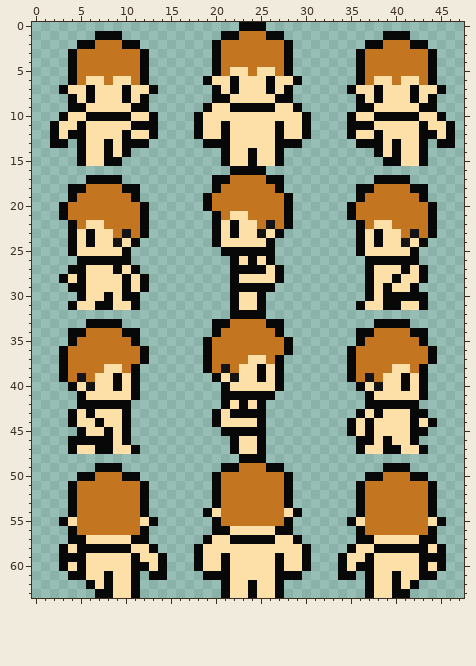
Pixel-art sprite: assets/graphics/characters/player.png. The picture above was drawn from the file before the commit.
The file is 48x64 pixels.
Once edited:
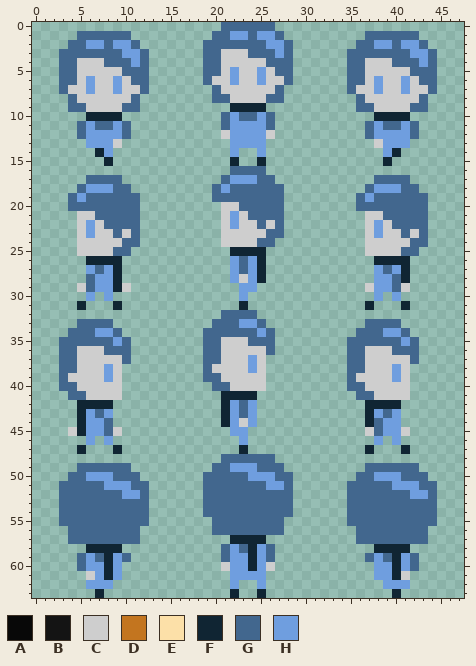
Palette (. is transparent): A #080808  B #141414  C #cecece  D #c3751f  E #fce0a8  F #102533  G #42678e  H #6f9edf
Change:
Changed rows in their new state; - is an unchanged pixel.
first column x 2:
 0 -------------------GGGGGG--------------------
 1 ---GGGGGG---------GGHHGHHG---------GGGGGG----
 2 --GGHHGHHG-------GGGGGGGHHG-------GGHHGHHG---
 3 -GGGGGGGHHG------GGCCCGGGHG------GGGGGGGHHG--
 4 -GGCCCGGGHG------GGCCCCCGGG------GGCCCGGGHG--
 5 -GGCCCCCGGG------GGCHCCHCGG------GGCCCCCGGG--
 6 -GGCHCCHCGG------GCCHCCHCCG.-----GGCHCCHCGG--
 7 -GCCHCCHCCG.------GCCCCCCG.------GCCHCCHCCG.-
 8 --GCCCCCCG.-------GGCCCCGG.-------GCCCCCCG.--
 9 --GGCCCCGG.------...FFFF....------GGCCCCGG.--
10 -...FFFF....----...GHGGHG....----...FFFF....-
11 ...GHGGHG...----...GHHHHG....----..GHGGHG....
12 ...GHHHHG...----...CHHHHC....----..GHHHHG....
13 ..-.HHHC...------...HHHH....------..CHHH..-..
14 ---..FH..----------.H..H..----------.HF...---
15 ---...F.-----------.F..F..-----------F....---
16 --------------------GGGG---------------------
17 ----GGGG----------.GHHHGG.----------GGGG-----
18 --.GHHHGG.--------GHGGGGGG--------.GHHHGG.---
19 --GHGGGGGG-------.GGGGGGGG.-------GHGGGGGG---
20 -.GGGGGGGG.------..CCGGGGG.------.GGGGGGGG.--
21 -..CCGGGGG.-------.CHCGGGG.------..CCGGGGG.--
22 --.CHCGGGG.-------.CHCCGCG.-------.CHCGGGG.--
23 --.CHCCGCG.-------.CCCCCGG--------.CHCCGCG.--
24 --.CCCCCGG--------.CCCCGG---------.CCCCCGG---
25 --.CCCCGG----------.FFFF.---------.CCCCGG----
26 ---.FFFF.-----------HGHF.----------.FFFF.----
27 --..HGHF..----------HGHF..---------.HGHF..---
28 -...GHHF...---------HCHF..---------.HHGF..---
29 --.CGHHFC..---------.HH..----------CHHGC.----
30 ---.H.H...----------.H..-----------.H.H...---
31 --.F...F..----------.F..----------.F...F..---
32 -------------------GGGG.---------------------
33 ---GGGG.----------GGGHHG..---------GGGG.-----
34 --GGGHHG..-------GGGGGGHG.--------GGGHHG..---
35 -GGGGGGHG.-------GGCCCGGG..------GGGGGGHG.---
36 -GGCCCGGG..------GGCCCCCG..------GGCCCGGG..--
37 -GGCCCCCG..------GGCCCHC..-------GGCCCCCG..--
38 -GGCCCHC..-------GCCCCHC..-------GGCCCHC..---
39 -GCCCCHC..-------GGCCCCC..-------GCCCCHC..---
40 -GGCCCCC..--------GGCCCC..-------GGCCCCC..---
41 --GGCCCC..---------FFFF..---------GGCCCC..---
42 ---FFFF..----------FHGH.-----------FFFF..----
43 --.FHGH..---------.FHGH.----------.FHGH...---
44 --.FHHG..---------.FHCH.---------..FGHH....--
45 --CFHHGC.----------.HH..---------..CGHHC..---
46 --..H.H..-----------.H..----------..H.H..----
47 --.F...F..----------.F..----------.F...F..---
48 -------------------GGGGGG--------------------
49 ---GGGGGG---------GGHHHGGG---------GGGGGG----
50 --GGHHHGGG-------GGGGGHHHGG-------GGHHHGGG---
51 -GGGGGHHHGG------GGGGGGGHHG------GGGGGHHHGG--
52 -GGGGGGGHHG------GGGGGGGGGG------GGGGGGGHHG--
53 -GGGGGGGGGG------GGGGGGGGGG------GGGGGGGGGG--
54 -GGGGGGGGGG------GGGGGGGGGG.-----GGGGGGGGGG--
55 -GGGGGGGGGG.------GGGGGGGG.------GGGGGGGGGG.-
56 --GGGGGGGG.-------GGGGGGGG.-------GGGGGGGG.--
57 --GGGGGGGG.------...FFFF....------GGGGGGGG.--
58 -...FFFF....----...GHGFHG....----...FFFF....-
59 -..GHGFHG....---...GHHFHG....---...GHGFHG...-
60 -..GHHFH.....---...CHHFHC....---....HHFHG...-
61 --..CHFH..-..----...HHHH....----..-.HHFC...--
62 ----HHH...---------.H..H..---------..HHH.----
63 -----F....---------.F..F..---------...F.-----
Pixel boxes of the changes (left, top, right, bottom) in both pictures:
changed: (194, 22, 455, 598)
changed: (50, 31, 167, 598)
